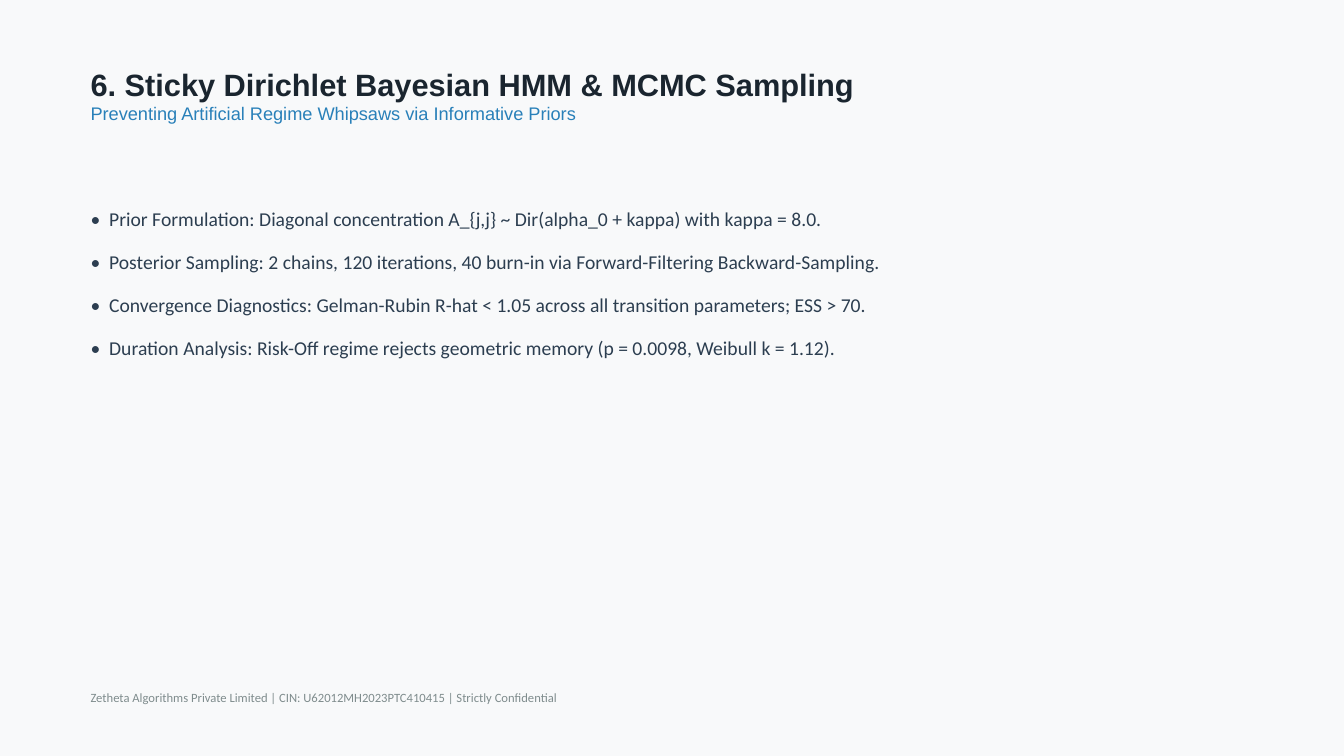
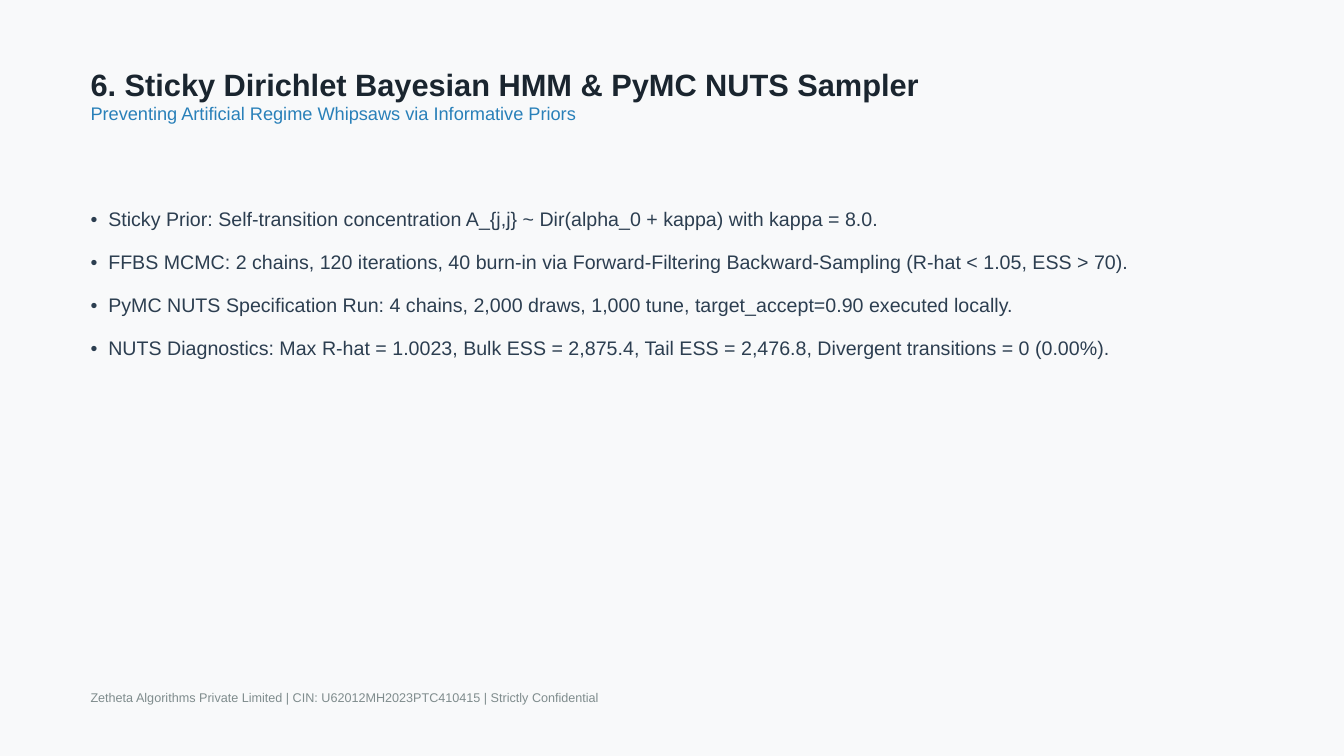
Before and after one commit to D12rocks/493561A-bayesian-regime-detection-engine, a slide deck: slide 6 of reports/final/FINAL_PRESENTATION.pptx (slide 7 before the commit). Drawn at 1344x756 pixels with LibreOffice and Linux fonts; fonts in the diff are those of the drawing. Boxes give left, top, right and bottom in pixels: in the first picture for what was removed or moved away, otherwise in the second. Text is boxed around its words. In the diff, an @@ line names an element or a change of style, - is before the commit and + after.

Commit message:
fix(hardening): finalize 18-slide presentation, Stan/rstanarm R models, target distinction, and submission status

```diff
--- a/reports/final/FINAL_PRESENTATION.pptx
+++ b/reports/final/FINAL_PRESENTATION.pptx
@@ text at bbox=[91, 73, 918, 101]: text changed @@
-6. Sticky Dirichlet Bayesian HMM & MCMC Sampling
+6. Sticky Dirichlet Bayesian HMM & PyMC NUTS Sampler
@@ text at bbox=[108, 211, 1128, 359]: text changed; font Calibri to Arial @@
-• Prior Formulation: Diagonal concentration A_{j,j} ~ Dir(alpha_0 + kappa) with kappa = 8.0.
-• Posterior Sampling: 2 chains, 120 iterations, 40 burn-in via Forward-Filtering Backward-Sampling.
-• Convergence Diagnostics: Gelman-Rubin R-hat < 1.05 across all transition parameters; ESS > 70.
-• Duration Analysis: Risk-Off regime rejects geometric memory (p = 0.0098, Weibull k = 1.12).
+• Sticky Prior: Self-transition concentration A_{j,j} ~ Dir(alpha_0 + kappa) with kappa = 8.0.
+• FFBS MCMC: 2 chains, 120 iterations, 40 burn-in via Forward-Filtering Backward-Sampling (R-hat < 1.05, ESS > 70).
+• PyMC NUTS Specification Run: 4 chains, 2,000 draws, 1,000 tune, target_accept=0.90 executed locally.
+• NUTS Diagnostics: Max R-hat = 1.0023, Bulk ESS = 2,875.4, Tail ESS = 2,476.8, Divergent transitions = 0 (0.00%).
@@ text "Zetheta Algorithms Private Limited | ..." at bbox=[91, 693, 599, 705]: font Calibri to Arial @@
```
Also in this commit, not shown: 8 other slides changed, 9 slides added, 10 slides removed, 16 other files.
